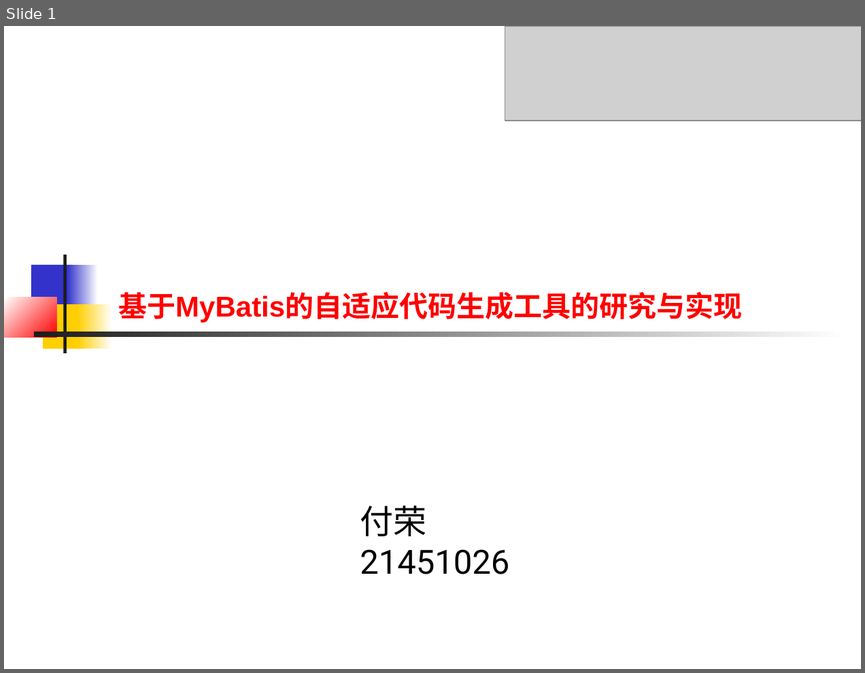
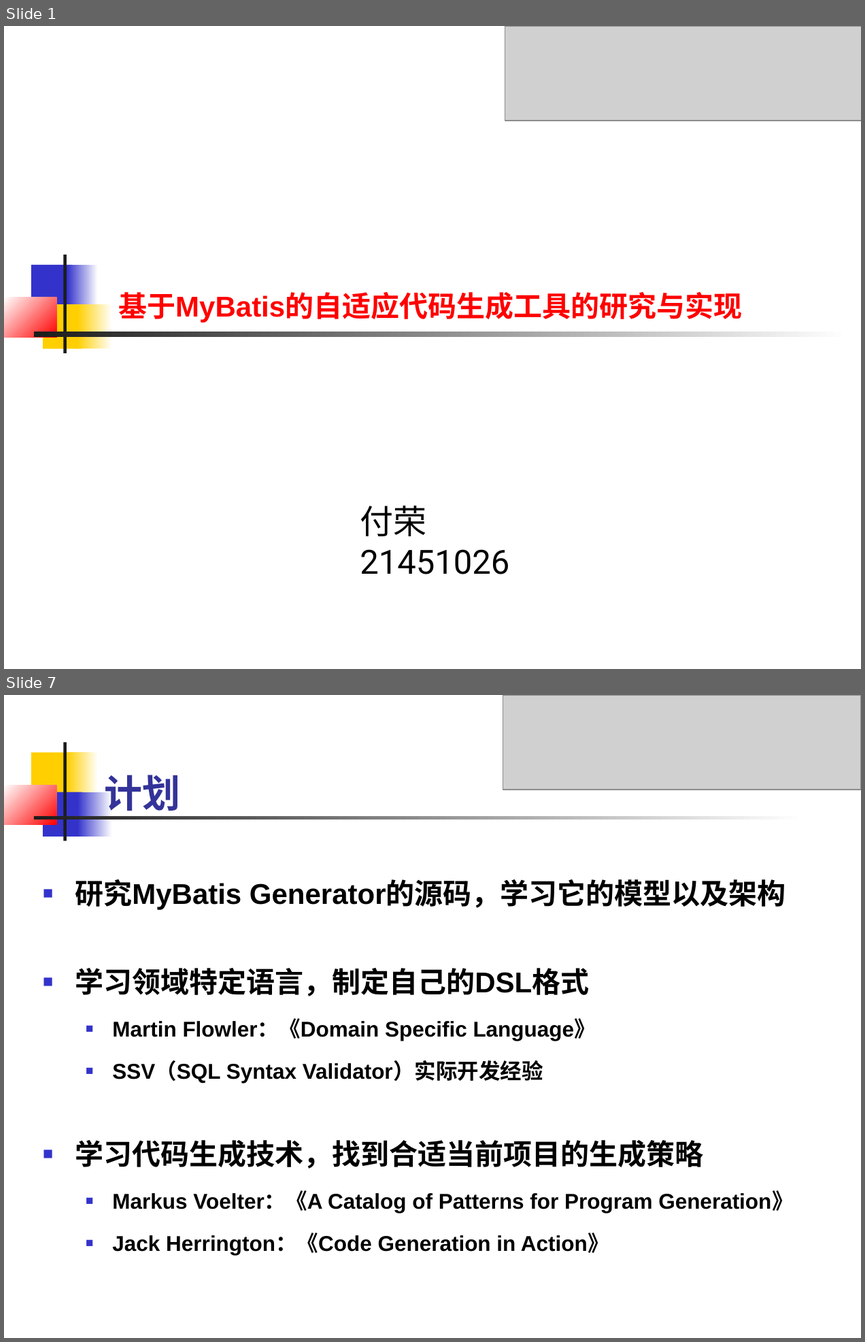
Before and after one commit to connLAN/zjuResource, a slide deck: 毕业论文/开题报告论证会-材料/开题论证会-付荣.ppt. Shown one above the other, each under a label of ours: slide 1 before the commit, slides 1 and 7 after it; the slides between them are not shown. The pictures are 865x673 and 865x1342 pixels, drawn with LibreOffice and Linux fonts; fonts in the diff are those of the drawing; grey boxes stand for pictures. Boxes give left, top, right and bottom in pixels: in the first picture for what was removed or moved away, otherwise in the second. Text is boxed around its words. In the diff, an @@ line names an element or a change of style, - is before the commit and + after.

Commit message:
ppt

```diff
--- a/毕业论文/开题报告论证会-材料/开题论证会-付荣.ppt
+++ b/毕业论文/开题报告论证会-材料/开题论证会-付荣.ppt
@@ slide 7 added at box(4, 695, 861, 1338), background #FFFFFF @@
@@ picture added at box(502, 695, 861, 790) @@
@@ rectangle added at box(31, 752, 73, 797), fill #FFCF01 @@
@@ rectangle added at box(63, 742, 66, 841), fill #1C1C1C @@
@@ rectangle added at box(67, 752, 99, 797), fill gradient #FFCF01 to #FFFFFF @@
@@ text added at box(104, 775, 180, 817), 32 pt, text #333399, bold @@
+计划
@@ rectangle added at box(4, 785, 56, 824), fill gradient #FFFFFF to #FF0000 @@
@@ rectangle added at box(43, 792, 82, 836), fill #3333CC @@
@@ rectangle added at box(77, 792, 112, 836), fill gradient #3333CC to #FFFFFF @@
@@ rectangle added at box(34, 817, 805, 820), fill gradient #1C1C1C to #FFFFFF @@
@@ text added at box(75, 879, 793, 1255), 18 pt, text #000000, bold @@
+■ 研究MyBatis Generator的源码，学习它的模型以及架构
+■ 学习领域特定语言，制定自己的DSL格式
+  ■ Martin Flowler：《Domain Specific Language》
+  ■ SSV（SQL Syntax Validator）实际开发经验
+■ 学习代码生成技术，找到合适当前项目的生成策略
+  ■ Markus Voelter：《A Catalog of Patterns for Program Generation》
+  ■ Jack Herrington：《Code Generation in Action》
```
Also in this commit, not shown: 8 other slides added, 11 slides removed, 1 other file.
